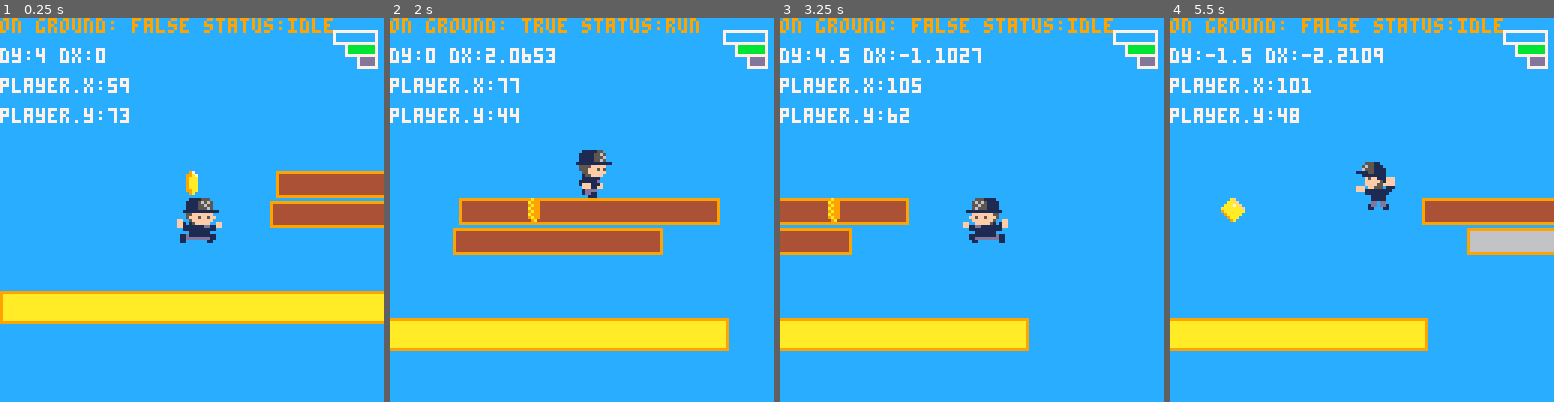
Above: before the commit, frames 1-4 (left to right).
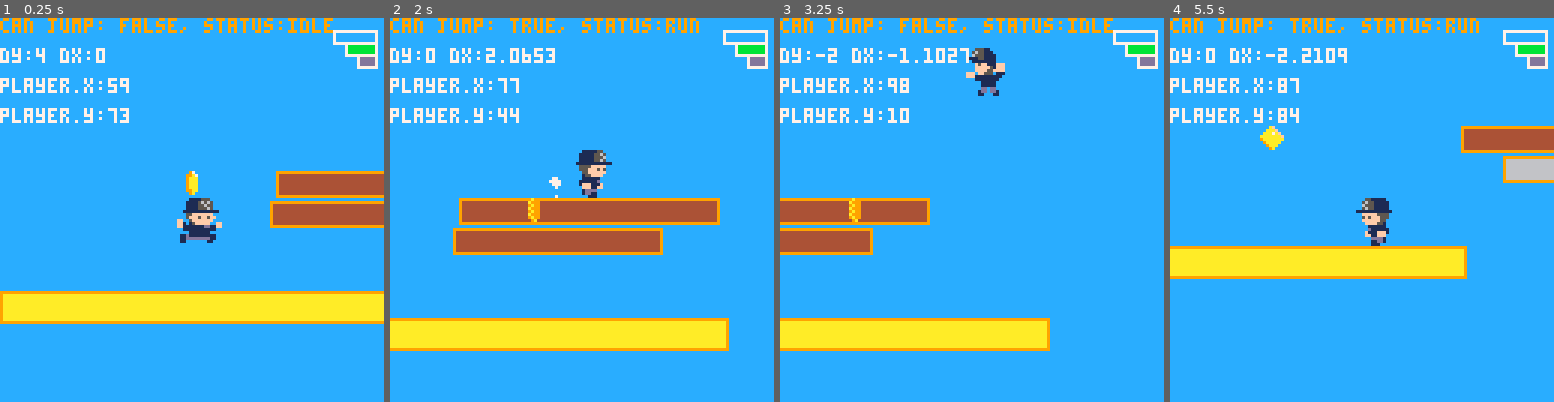
Above: after the commit, the same moments.

Repository: teamgantt/gantt-runner
Game: PICO-8 cartridge gantt-runner.p8
Two runs of this game, one before a commit and one after it. Both use one fixed random seed, a clock stepped at 60 frames per second and the inputs below.
Inputs:
- Up to frame 1 (0.25 s): no input
- Up to frame 2 (2 s): tap X (X key) at 0.33, 1.07, 1.85 s; tap O (Z key) at 0.7, 1.7 s; hold Right from 1.6 s (still down)
- Up to frame 3 (3.25 s): release Right at 2.1 s; tap O (Z key) at 2.1, 2.5, 2.9 s; hold Right 2.47-3.03 s; tap X (X key) at 2.97 s; hold Left from 3.08 s (still down)
- Up to frame 4 (5.5 s): tap O (Z key) every 0.4 s from 3.3 to 5.3 s; release Left at 3.58 s; hold Right 4.02-4.68 s; tap X (X key) at 4.08, 5.2 s; hold Left from 5.08 s (still down)

The runs differ from the first frame. In frame 1, 0.6% of the frame differs, in the area x 0-50%, y 0-4%; in frame 2, 0.7%; in frame 3, 4.8%; in frame 4, 23%, in the area x 0-100%, y 0-87%.

Commit message:
fixes sprint and adds early jump allowance

Diff:
--- a/gantt-runner.p8
+++ b/gantt-runner.p8
@@ -22,10 +22,10 @@
 
 function _draw()
 	cls(12)
+	d_fx()
 	d_gantt()
 	d_milestone_anims()
 	camera_follow()
-	d_fx()
 	d_player()
 
 	local screen_top=cam.y+128/2
@@ -36,7 +36,7 @@
 
 	--debug stuff
 	if (debug) then
-		print("on ground: "..tostr(player.on_platform)..' status:'..player.move, cam.x, cam.y, 9)
+		print("can jump: "..tostr(player.can_jump)..', status:'..player.move, cam.x, cam.y, 9)
 		print("dy:"..tostr(player.dy)..' dx:'..tostr(player.dx),cam.x, cam.y+10,7)
 		print("player.x:"..flr(player.x), cam.x, cam.y+20, 7)
 		print("player.y:"..flr(player.y), cam.x, cam.y+30, 7)
@@ -80,6 +80,7 @@
 		feet_x=0,
 		feet_y=0,
 		on_platform=false,
+		can_jump=false,
 		move='idle', -- idle, run, sprint
 
 		-- sfx
@@ -122,7 +123,7 @@
 		if (player.on_platform) then player.move='run' end
 	end -- right
 
-	if (btn(🅾️) ) then --speed boost
+	if (btn(🅾️) and (player.move=='run' or player.on_platform==false)) then --speed boost
 		player.dx*=2
 		player.move='sprint'
 		friction=.5
@@ -130,10 +131,17 @@
 		friction=.75 --reset friction
 	end
 
-	if (btn(❎) and player.on_platform == true) then --jump
+	--jumping
+	if btnp(❎) and player.on_platform == true then --jump
 		player.dy-=player.boost
+		player.can_jump=false
 		sfx(player.sfx_jump)
-	end -- X
+	elseif btnp(❎) and player.can_jump == true then --early jump
+		player.dy=-player.boost
+		player.can_jump=false
+		sfx(player.sfx_jump)
+	end
+
 
 	--limit left/right speed
 	player.dx=mid(-player.max_dx,player.dx,player.max_dx)
@@ -171,7 +179,7 @@
 		run_anim.f=run_anim.f+run_anim.timing
 
 		if player.move == 'sprint' then
-			dust(player.feet_x,player.feet_y,1,{6,7},4)
+			dust(player.feet_x,player.feet_y,2,1,{6,7},4)
 		end
 	else
 		run_anim.f=1
@@ -181,10 +189,9 @@
 	if (plat_collide(player)) then
 		player.on_platform=true
 		player.dy=0
-
 	else
 		player.on_platform=false
-		player.dy+=gravity
+		player.dy+=gravity --apply gravity
 	end
 
 	--update feet pos
@@ -302,14 +309,22 @@
 
 	for k,bar in ipairs(g.bars) do
 		if player.x+8 >= bar.x0 and player.x <= bar.x1 then
+			--early jump allowance 4px
+			if player.feet_y+6 >= bar.y0 and player.feet_y <= bar.y1 then
+				player.can_jump=true
+			end
+
+			--check if player is within platform y range
 			if player.feet_y >= bar.y0 and player.feet_y <= bar.y1 then
-				p.y=bar.y0-16
+				p.y=bar.y0-16 --ensure player is on top of platform
+
 				if (player.on_platform == false) then
 					sfx(player.sfx_land)
-					dust(player.feet_x,player.feet_y,2,{5,6,7},2)
+					dust(player.feet_x,player.feet_y+2,2,4,{5,6,7},3)
 				end
 
 				p.on_platform=true
+
 				-- keep player on platform
 				if (bar.speed > 0) then
 					p.x-=bar.speed
@@ -431,15 +446,15 @@
 end
 
 -- poof effect
-function dust(x,y,r,c_table,num)
+function dust(x,y,r,l,c_table,num)
 	for i=0, num do
 			--settings
 			add_fx(
 					x,         -- x
 					y,         -- y
-					2+rnd(2), -- die
+					l+rnd(3), -- die
 					rnd(2)-1,  -- dx
-					rnd(2)-2,  -- dy
+					rnd(2)-3,  -- dy
 					true,      -- gravity
 					false,     -- grow
 					true,      -- shrink
Not shown, added: README.md
